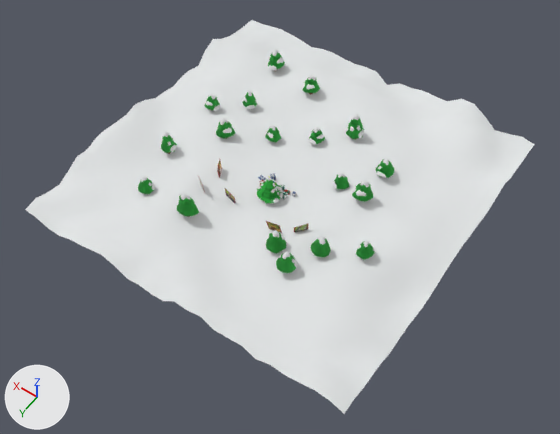
One commit to the OBJ model examples/ChristimasPhoto/models/ChristmasTreeScene.obj: the scene before it, then after it.
Before and after are seen from a 50 mm camera at (-26.8, 38.9, 54.0) aimed at (-1.5, 3.4, -1.7). The axes (+X, +Y, +Z) are drawn at lower left. The lights are the same throughout. Where no turn or scale is listed for an object, it has been applied to the vertices. Vertices at the same position are counted once.

Names of what the first picture shows: 'ChristmasTreeScene'.
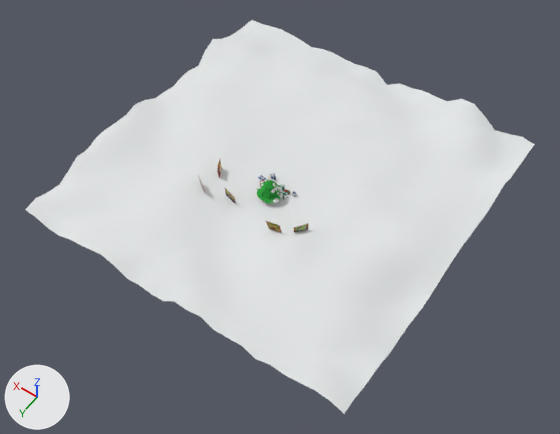
Commit message: christmas photo bug fix

Pixel boxes [x1, y1, x2, y2] of what changed, in the pictures (560 x 434 px):
part 1 of me_christmastreescene, deleted (green)
    before: [138, 48, 394, 273]

What changed in the scene script:
```text
Change me_christmastreescene:
    used by ob_christmastreescene; location = (0.0, 0.0, 0.0)
    remove me_christmastreescene.from_pydata(...)  # 8583 vertices, 9544 faces; spans x -16.8..16.9, y -16.9..16.9, z -1.2..3.7
    add me_christmastreescene.from_pydata(...)  # 4569 vertices, 4853 faces; spans x -16.8..16.9, y -16.9..16.9, z -1.2..2.9
    me_christmastreescene part 1: 134 loose pieces with 4014 vertices, spanning x -11.5..11.5, y -11.5..10.1, z -0.1..3.7, are deleted
```
